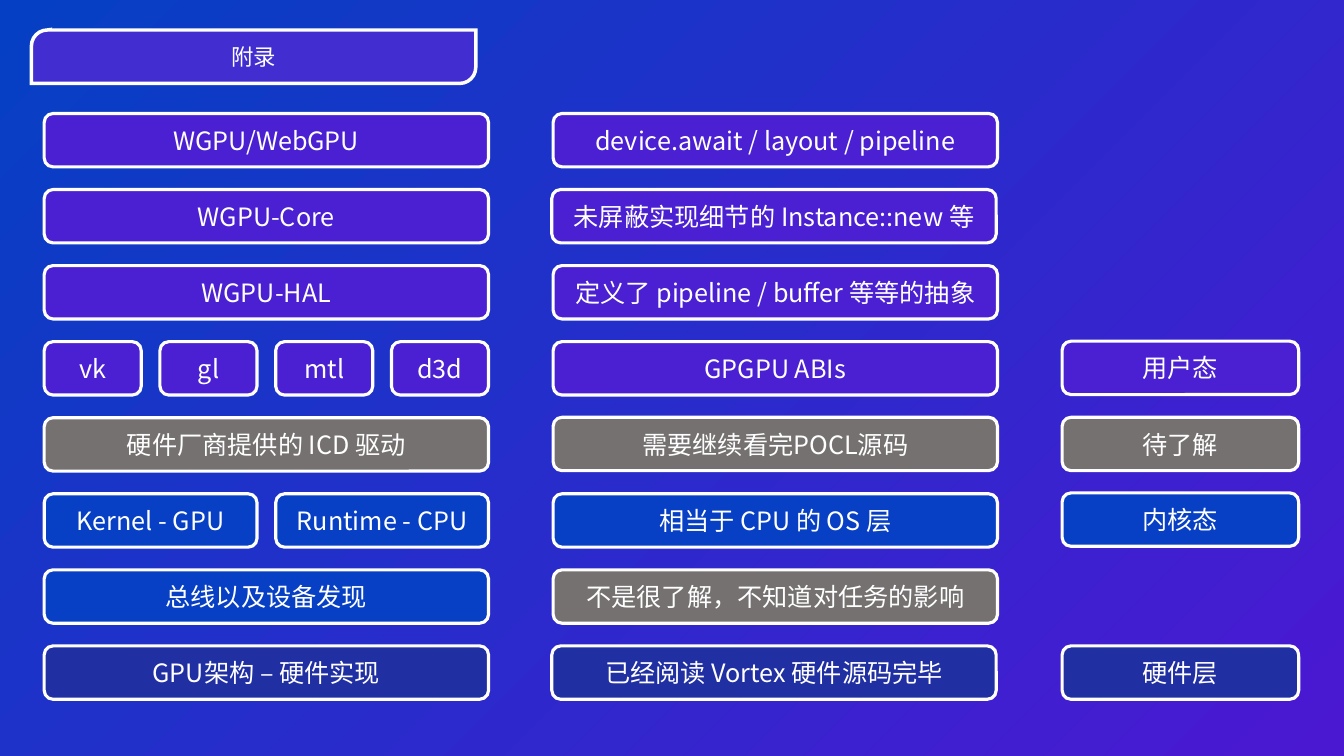
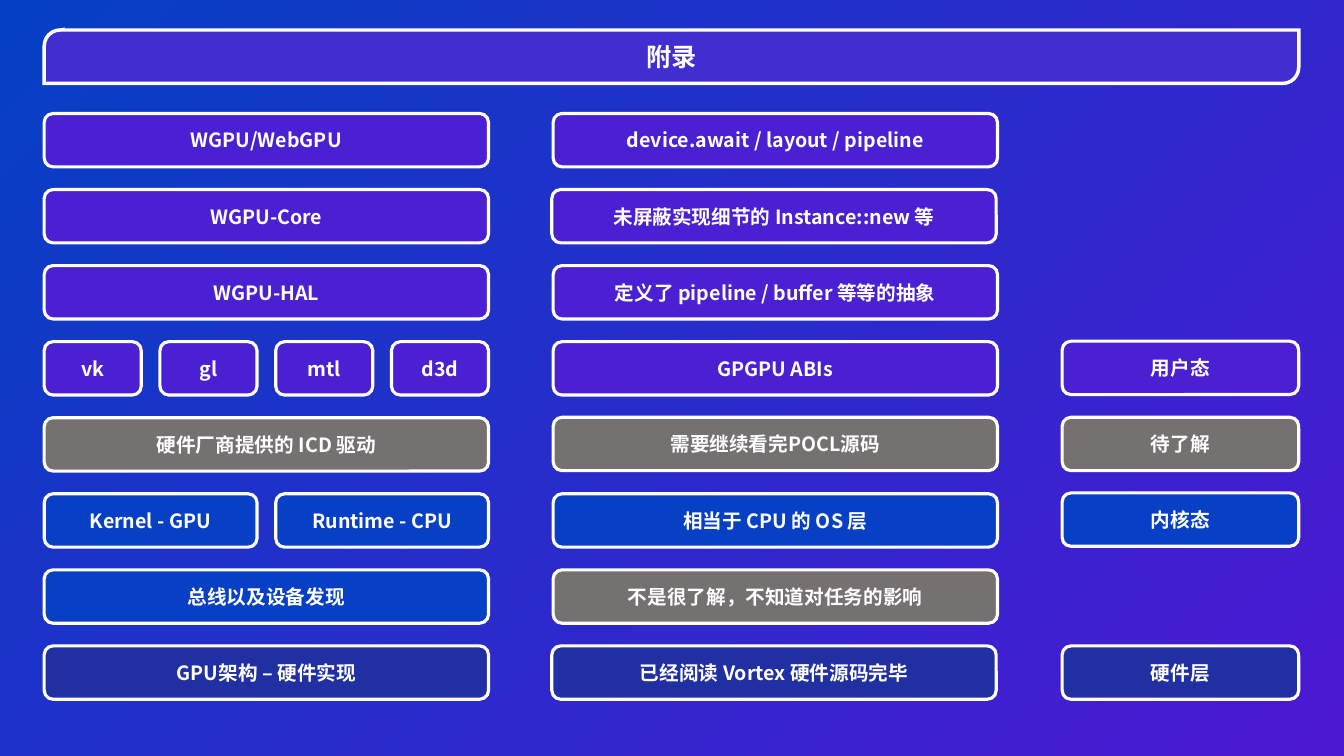
Before and after one commit to Lfan-ke/arceos-stage4-summary, a slide deck: slide 10 of 第四阶段总结PPT.pptx. Drawn at 1344x756 pixels with LibreOffice and Linux fonts; fonts in the diff are those of the drawing. Boxes give left, top, right and bottom in pixels: in the first picture for what was removed or moved away, otherwise in the second. Text is boxed around its words. In the diff, an @@ line names an element or a change of style, - is before the commit and + after.

Commit message:
completed: tasks

```diff
--- a/第四阶段总结PPT.pptx
+++ b/第四阶段总结PPT.pptx
@@ round diag rect "附录" resized from (x1=31, y1=30, x2=476, y2=84) to (x1=44, y1=30, x2=1300, y2=84) @@
@@ round diag rect "附录" at (x1=44, y1=30, x2=1300, y2=84): size 16 to 18 pt, bold on @@
@@ size 18 to 14 pt, bold on in 24 elements at (x1=44, y1=114, x2=489, y2=167), (x1=44, y1=190, x2=489, y2=243), (x1=44, y1=265, x2=489, y2=319), (x1=44, y1=342, x2=141, y2=395), (x1=160, y1=342, x2=257, y2=395), (x1=276, y1=342, x2=373, y2=395), (x1=391, y1=342, x2=488, y2=395), (x1=44, y1=417, x2=489, y2=471), (x1=44, y1=494, x2=257, y2=547), (x1=276, y1=494, x2=489, y2=547), (x1=44, y1=570, x2=489, y2=623), (x1=44, y1=646, x2=489, y2=700), (x1=554, y1=114, x2=998, y2=167), (x1=552, y1=190, x2=996, y2=243), (x1=554, y1=265, x2=998, y2=319), (x1=554, y1=342, x2=998, y2=395), (x1=554, y1=417, x2=998, y2=471), (x1=554, y1=494, x2=998, y2=547), (x1=554, y1=570, x2=998, y2=623), (x1=552, y1=646, x2=996, y2=700), (x1=1063, y1=342, x2=1300, y2=395), (x1=1063, y1=493, x2=1300, y2=546), (x1=1063, y1=417, x2=1300, y2=471), (x1=1063, y1=646, x2=1300, y2=700) @@
```
